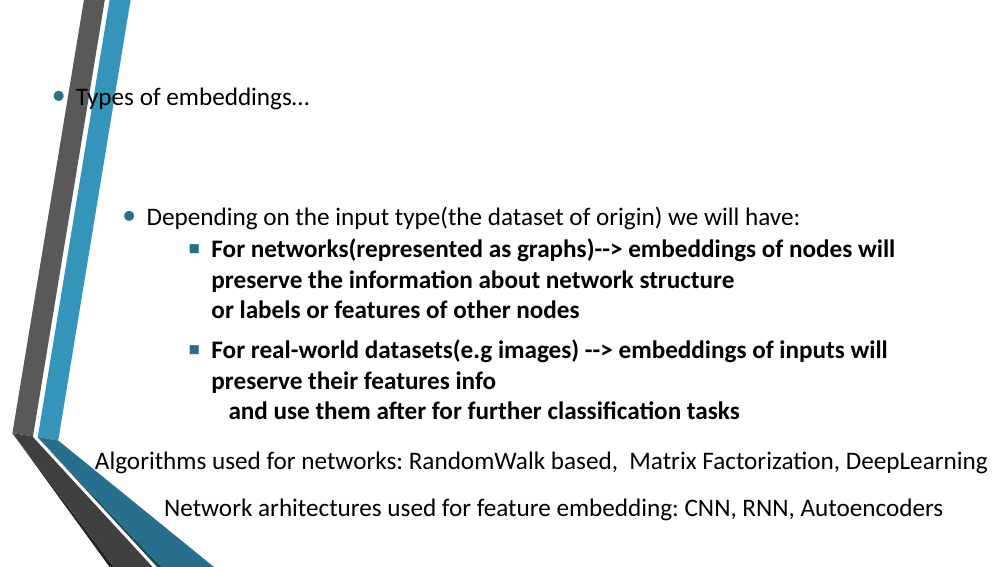
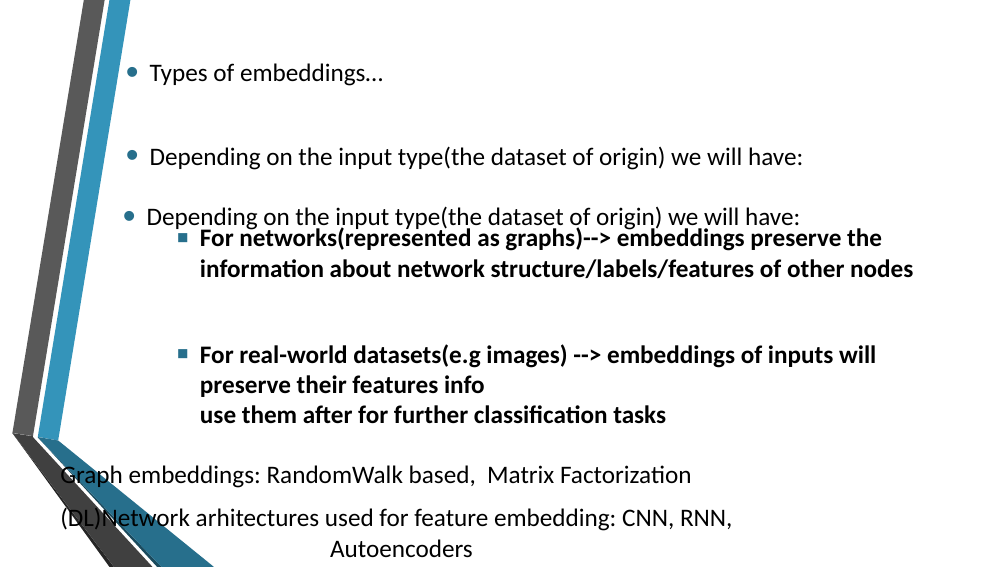
Before and after one commit to Edward326/WalkletsEmbeddings, a slide deck: slide 5 of walklets_embedding/docs/Walklets.pptx. Drawn at 1008x567 pixels with LibreOffice and Linux fonts; fonts in the diff are those of the drawing; background and template pictures are left out. Boxes give left, top, right and bottom in pixels: in the first picture for what was removed or moved away, otherwise in the second. Text is boxed around its words. In the diff, an @@ line names an element or a change of style, - is before the commit and + after.

```diff
--- a/walklets_embedding/docs/Walklets.pptx
+++ b/walklets_embedding/docs/Walklets.pptx
@@ subtitle removed at [76,85,309,112] @@
-• Types of embeddings…
@@ subtitle added at [147,63,800,232], 18 pt, text #000000 @@
+• Types of embeddings…
+• Depending on the input type(the dataset of origin) we will have:
@@ text "Depending on the input type(the ..." at [150,146,803,170]: bullet colour #276F8B to #276F8C @@
@@ text at [200,226,913,278]: text changed @@
-▪ For networks(represented as graphs)--> embeddings of nodes will preserve the information about network structure or labels or features of other nodes
+▪ For networks(represented as graphs)--> embeddings preserve the information about network structure/labels/features of other nodes
@@ text at [200,344,876,424]: text changed @@
-▪ For real-world datasets(e.g images) --> embeddings of inputs will preserve their features info and use them after for further classification tasks
+▪ For real-world datasets(e.g images) --> embeddings of inputs will preserve their features info use them after for further classification tasks
@@ outline redrawn in 5 elements at [38,0,131,440], [12,433,114,567], [38,437,215,567], [12,433,152,567], [38,437,161,566] @@
@@ text at [60,463,691,490]: text changed @@
-Algorithms used for networks: RandomWalk based, Matrix Factorization, DeepLearning
+Graph embeddings: RandomWalk based, Matrix Factorization
@@ text at [60,506,732,558]: text changed @@
-Network arhitectures used for feature embedding: CNN, RNN, Autoencoders
+(DL)Network arhitectures used for feature embedding: CNN, RNN, Autoencoders
```
Also in this commit, not shown: 21 other slides changed, 1 slide added, 2 slides removed, 1 other file.
